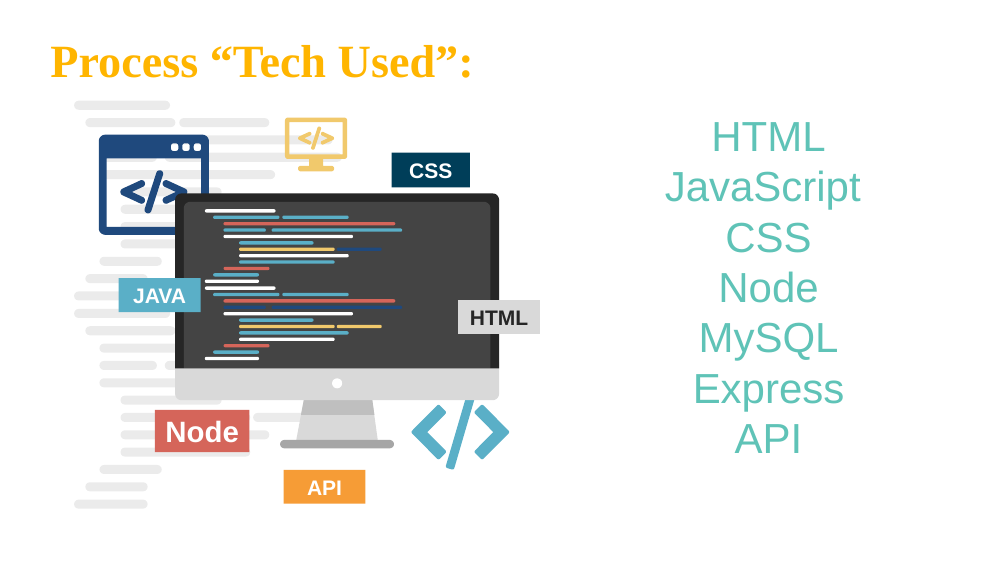
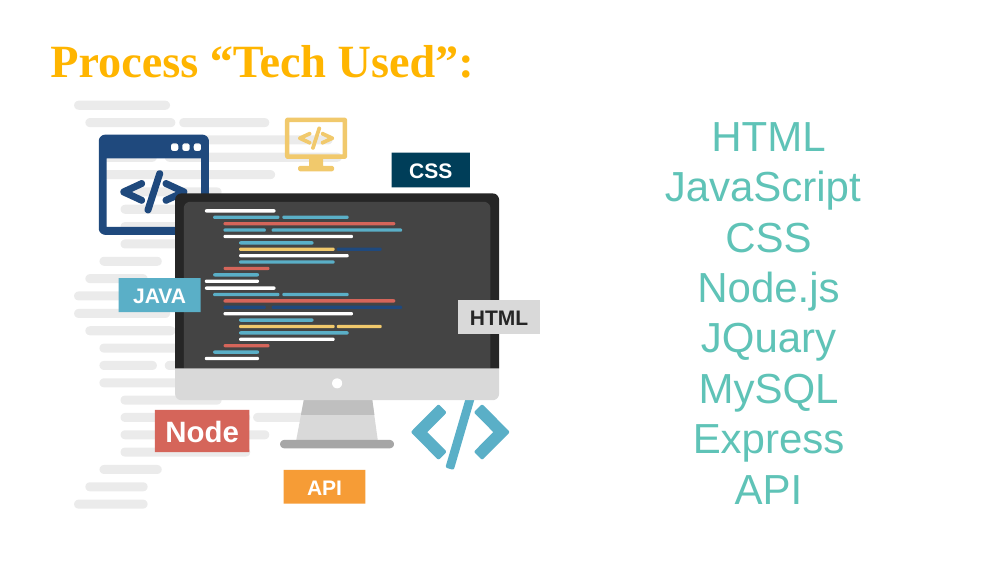
Before and after one commit to Yousiadel/Fitness_App, a slide deck: slide 6 of Prject 2 Group 2 Fitness App.pptx. Drawn at 1008x567 pixels with LibreOffice and Linux fonts; fonts in the diff are those of the drawing. Boxes give left, top, right and bottom in pixels: in the first picture for what was removed or moved away, otherwise in the second. Text is boxed around its words. In the diff, an @@ line names an element or a change of style, - is before the commit and + after.

```diff
--- a/Prject 2 Group 2 Fitness App.pptx
+++ b/Prject 2 Group 2 Fitness App.pptx
@@ text at [697,271,839,361]: text changed @@
-Node
+Node.js
+JQuary
```
Also in this commit, not shown: 2 other slides changed.
